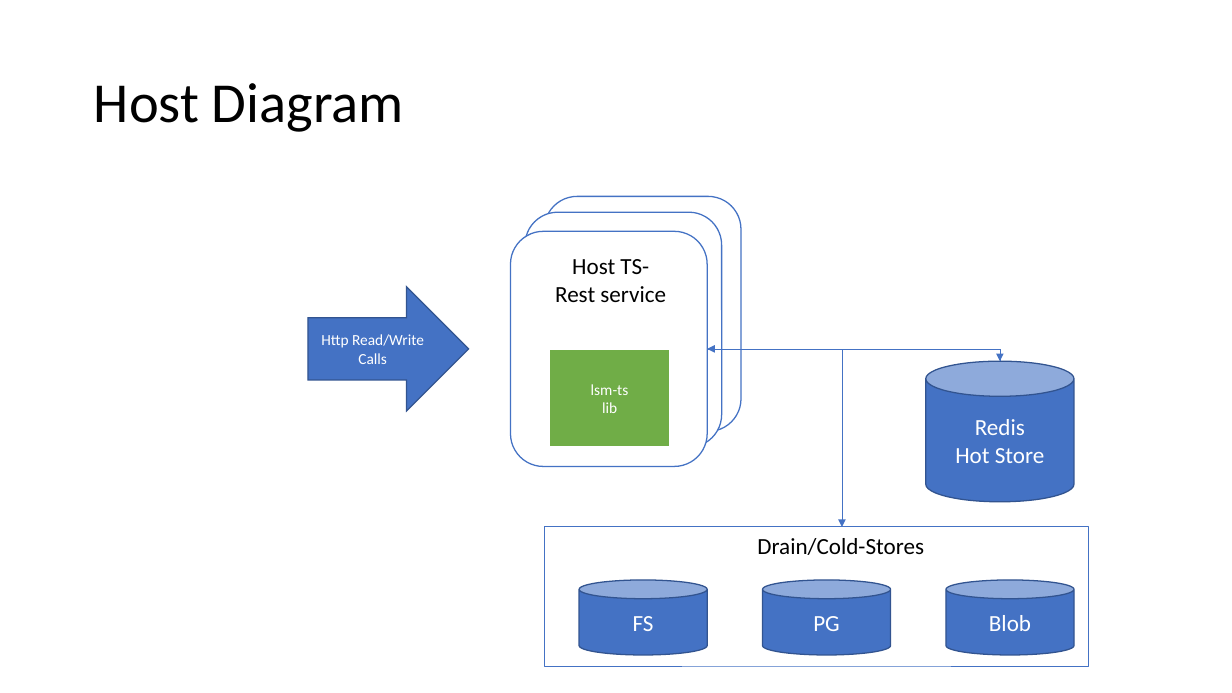
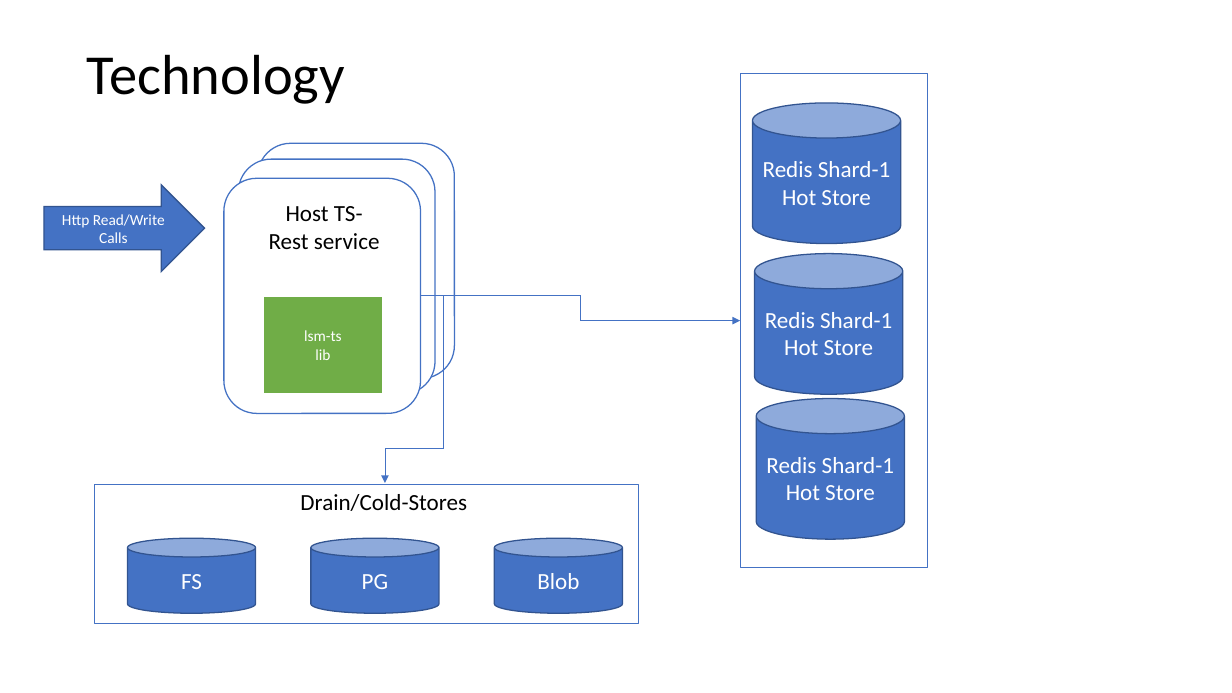
Before and after one commit to LRagji/redis-lsm-timeseries, a slide deck: slide 6 of docs/concept.pptx (slide 3 before the commit). Drawn at 1232x693 pixels with LibreOffice and Linux fonts; fonts in the diff are those of the drawing. Boxes give left, top, right and bottom in pixels: in the first picture for what was removed or moved away, otherwise in the second. Text is boxed around its words. In the diff, an @@ line names an element or a change of style, - is before the commit and + after.

```diff
--- a/docs/concept.pptx
+++ b/docs/concept.pptx
@@ title at (x1=87, y1=54, x2=345, y2=104): text changed @@
-Host Diagram
+Technology
@@ rectangle added at (x1=740, y1=74, x2=928, y2=567), outline #4472C4 0.75 pt @@
@@ cylinder "Redis Shard-1" moved from (x1=926, y1=361, x2=1074, y2=502) to (x1=752, y1=103, x2=900, y2=243) @@
@@ 3 rounded rectangles, 1 rectangle, 1 text moved together from (x1=510, y1=197, x2=741, y2=466) to (x1=224, y1=143, x2=455, y2=413) @@
@@ text in cylinder at (x1=763, y1=161, x2=890, y2=177): text changed @@
-Redis
+Redis Shard-1
@@ right arrow "Http Read/Write Calls" resized from (x1=308, y1=287, x2=469, y2=410) to (x1=44, y1=185, x2=205, y2=272) @@
@@ cylinder added at (x1=755, y1=253, x2=903, y2=394), fill #4472C4, outline #325491 1 pt, 18 pt, text #FFFFFF @@
+Redis Shard-1
+Hot Store
@@ elbow arrow moved from (707, 349) - (842, 527) to (421, 296) - (385, 483) @@
@@ elbow arrow moved from (707, 349) - (1000, 361) to (421, 296) - (740, 321) @@
@@ elbow arrow removed from (1000, 361) to (707, 349) @@
@@ cylinder added at (x1=756, y1=398, x2=904, y2=539), fill #4472C4, outline #325491 1 pt, 18 pt, text #FFFFFF @@
+Redis Shard-1
+Hot Store
@@ rectangle moved from (x1=544, y1=527, x2=1089, y2=665) to (x1=94, y1=484, x2=639, y2=623) @@
@@ text "Drain/Cold-Stores" moved from (x1=757, y1=538, x2=924, y2=555) to (x1=300, y1=494, x2=467, y2=511) @@
@@ 3 cylinders moved together from (x1=579, y1=580, x2=1075, y2=655) to (x1=128, y1=539, x2=623, y2=614) @@
```
Also in this commit, not shown: 1 other slide changed, 6 slides added, 2 slides removed.
